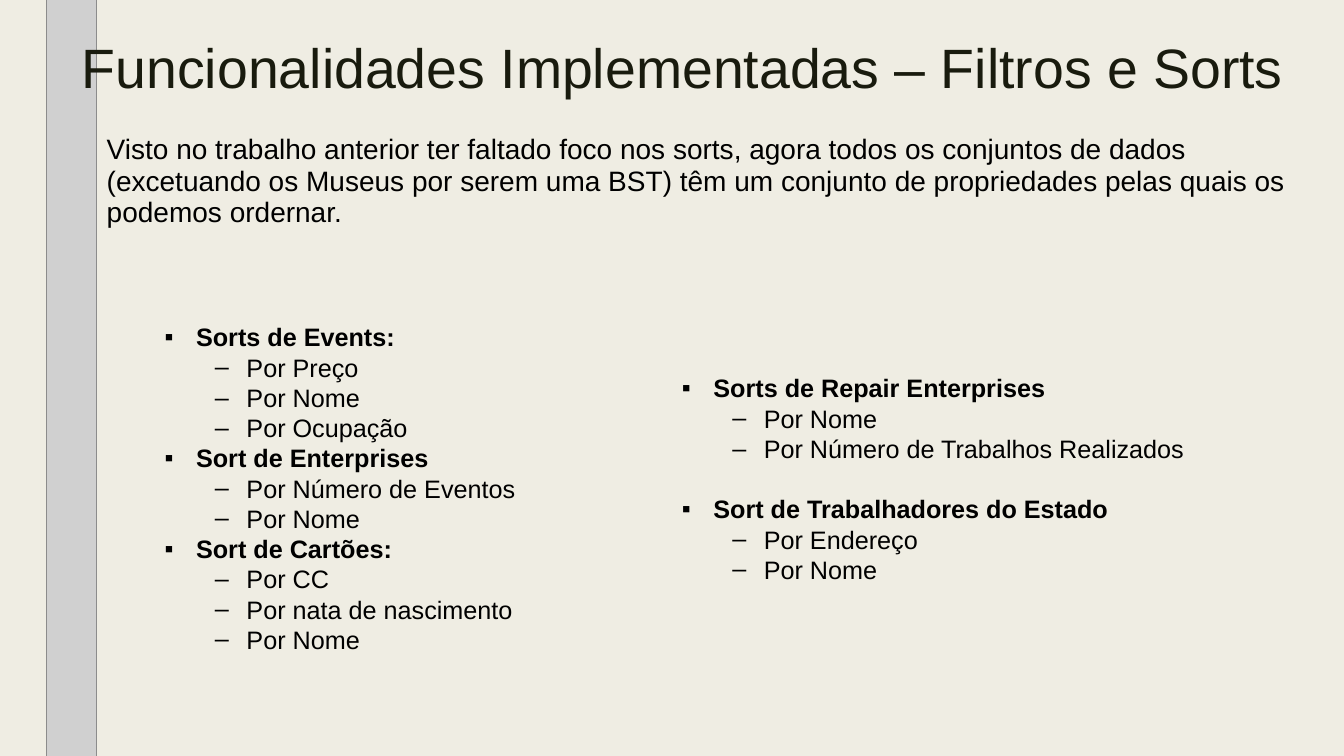
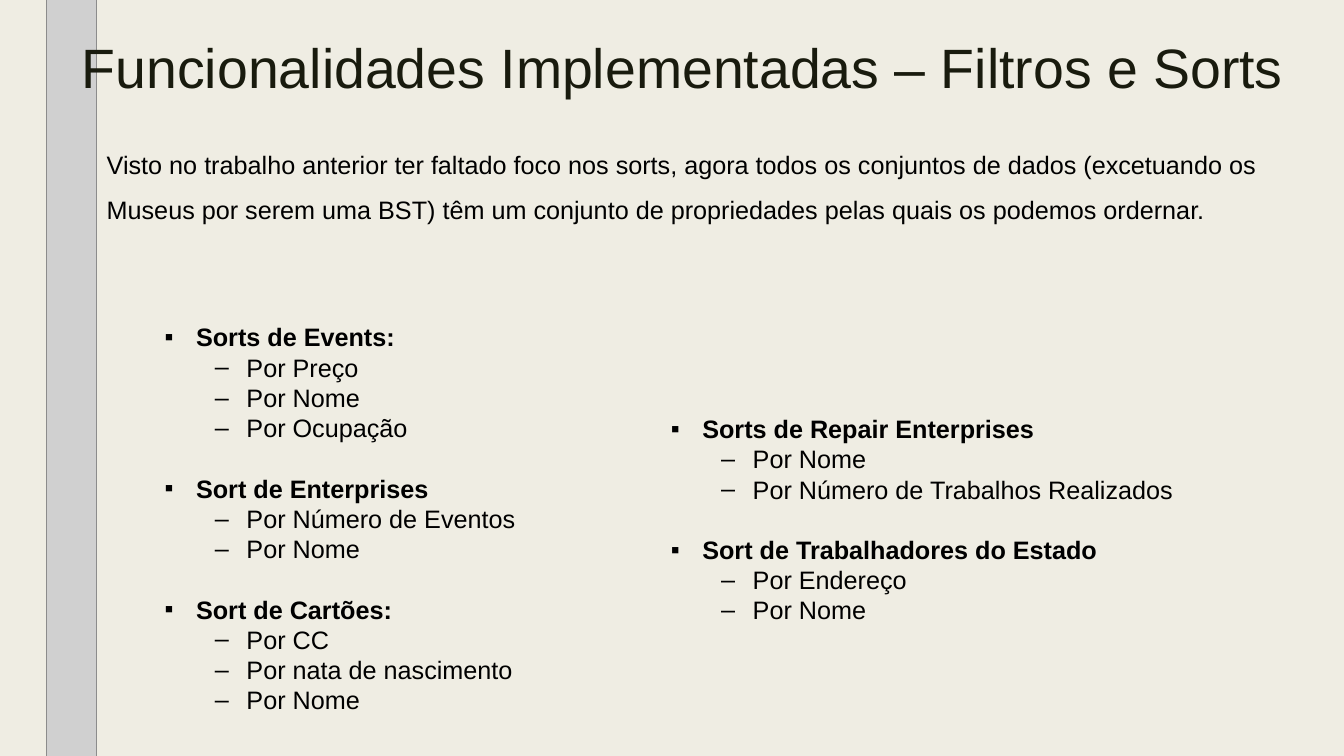
Before and after one commit to tiagodusilva/FEUP-AEDA-Proj1, a slide deck: slide 7 of AEDA_-_Cartao_Museus_de_Portugal_parte_2.pptx. Drawn at 1344x756 pixels with LibreOffice and Linux fonts; fonts in the diff are those of the drawing; grey boxes stand for pictures. Boxes give left, top, right and bottom in pixels: in the first picture for what was removed or moved away, otherwise in the second. Text is boxed around its words. In the diff, an @@ line names an element or a change of style, - is before the commit and + after.

Commit message:
Fixed power point formatting, typos and some rephrasing

```diff
--- a/AEDA_-_Cartao_Museus_de_Portugal_parte_2.pptx
+++ b/AEDA_-_Cartao_Museus_de_Portugal_parte_2.pptx
@@ text "Visto no trabalho anterior ter ..." at (107, 155, 1256, 225): size 20 to 18 pt; line spacing 0.94 to 1.5 @@
@@ text "Sorts de Events:" rewrapped from (196, 327, 515, 650) to (196, 327, 515, 710) @@
@@ text "Sorts de Repair Enterprises": place and size @@
-text "Sorts de Repair Enterprises" at (713, 378, 1184, 580)
+text "Sorts de Repair Enterprises" at (702, 419, 1173, 620)
```
Also in this commit, not shown: 6 other slides changed.
